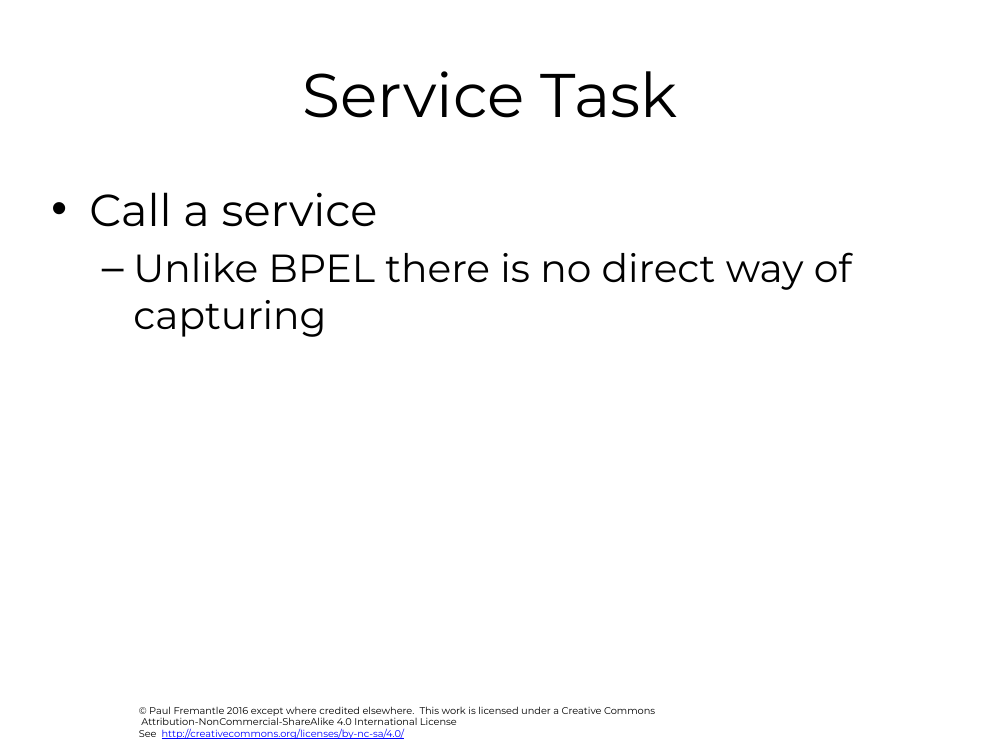
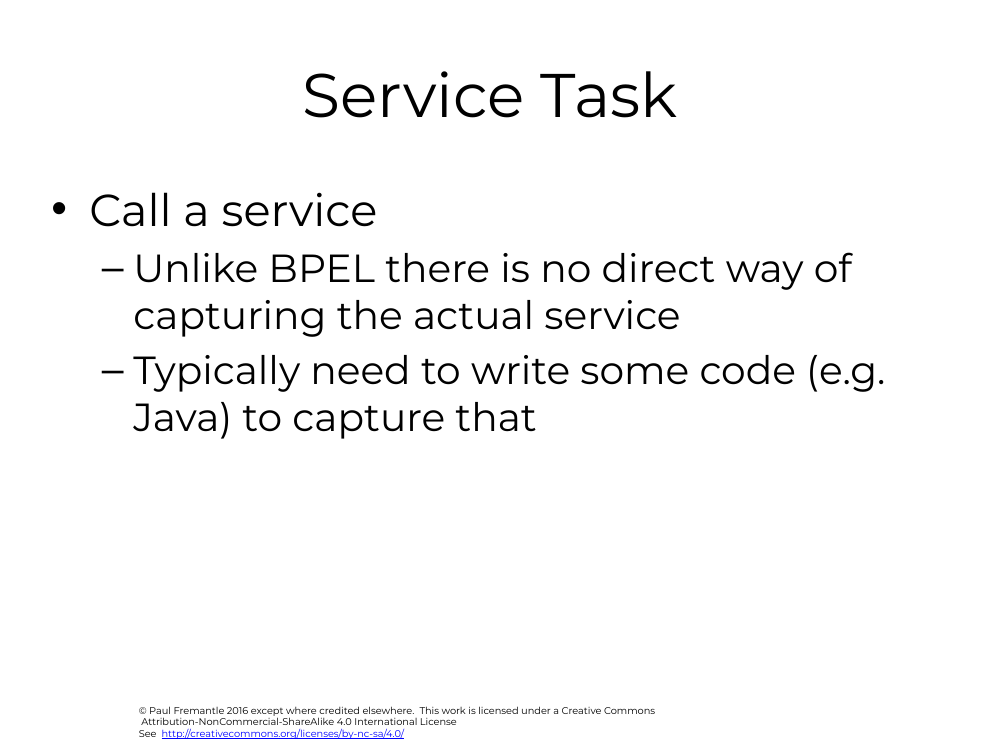
Before and after one commit to pzfreo/ox-soa, a slide deck: slide 30 of presentation-source/14-composition.pptx. Drawn at 1008x756 pixels with LibreOffice and Linux fonts; fonts in the diff are those of the drawing; background and template pictures are left out. Boxes give left, top, right and bottom in pixels: in the first picture for what was removed or moved away, otherwise in the second. Text is boxed around its words. In the diff, an @@ line names an element or a change of style, - is before the commit and + after.

```diff
--- a/presentation-source/14-composition.pptx
+++ b/presentation-source/14-composition.pptx
@@ text at bbox=[133, 252, 885, 439]: text changed @@
-  – Unlike BPEL there is no direct way of capturing
+  – Unlike BPEL there is no direct way of capturing the actual service
+  – Typically need to write some code (e.g. Java) to capture that
```
Also in this commit, not shown: 4 other slides changed, 6 other files.
